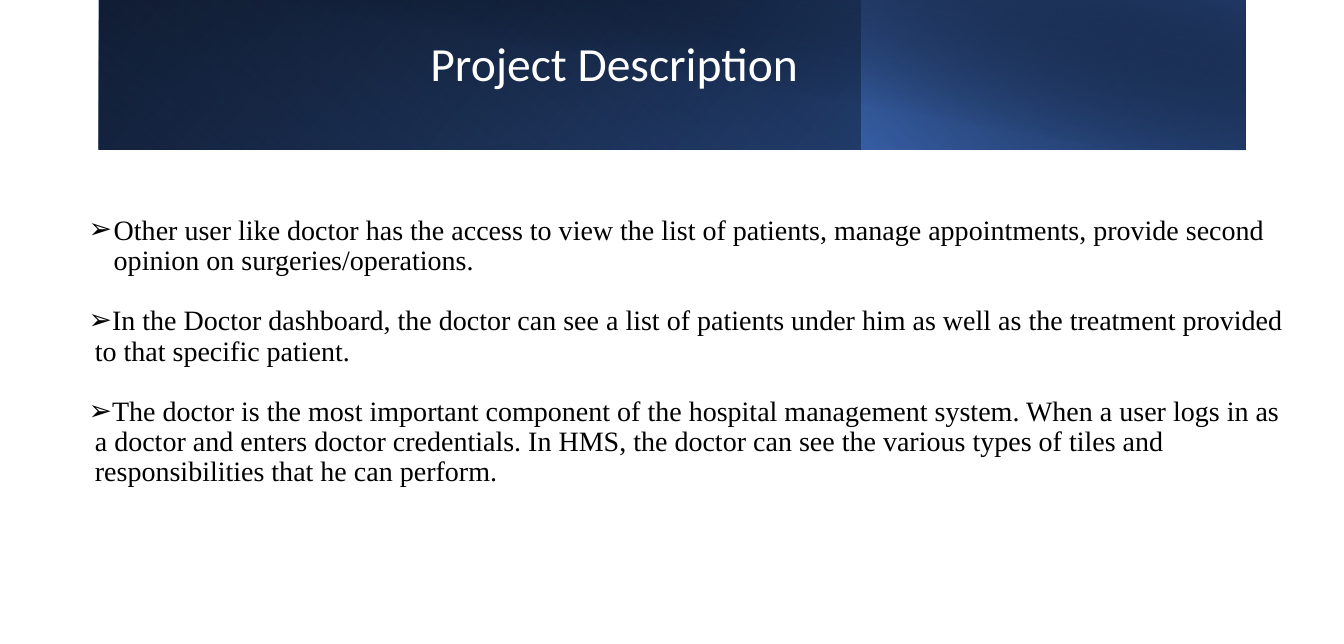
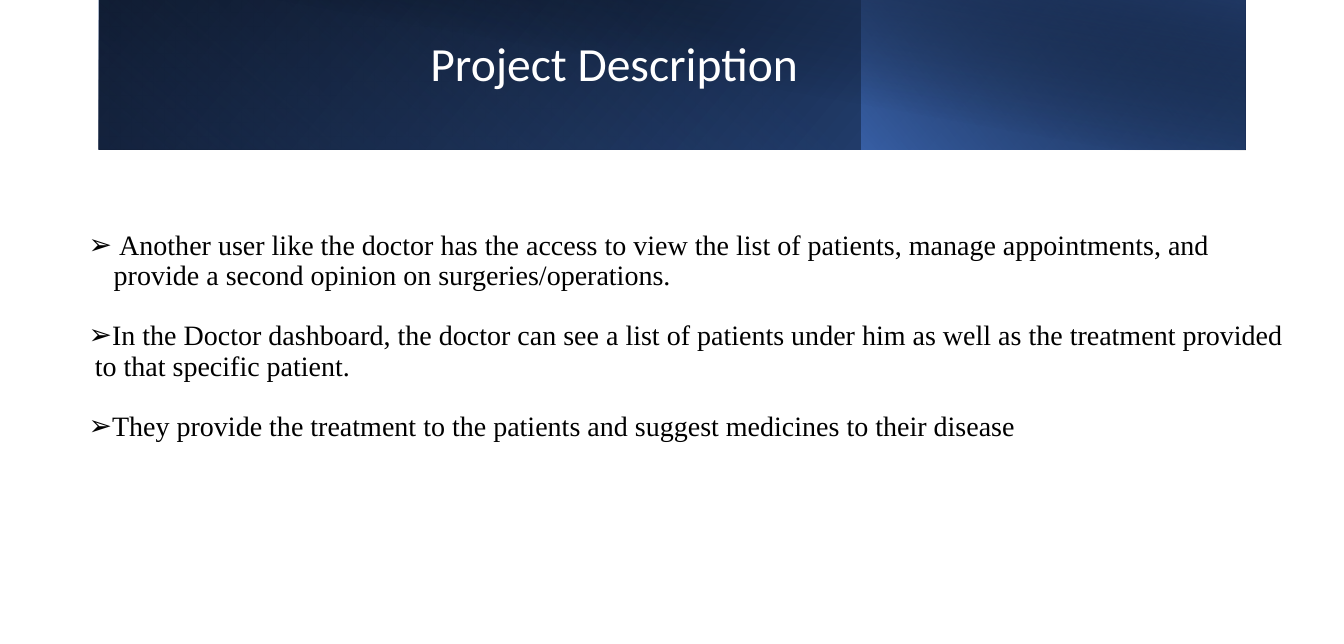
Before and after one commit to abhayarora23UNT/HMS_WebApp, a slide deck: slide 4 of HMS/Untignitots-del-5.pptx. Drawn at 1344x644 pixels with LibreOffice and Linux fonts; fonts in the diff are those of the drawing. Boxes give left, top, right and bottom in pixels: in the first picture for what was removed or moved away, otherwise in the second. Text is boxed around its words. In the diff, an @@ line names an element or a change of style, - is before the commit and + after.

```diff
--- a/HMS/Untignitots-del-5.pptx
+++ b/HMS/Untignitots-del-5.pptx
@@ text at bbox=[114, 235, 1208, 290]: text changed @@
-➢ Other user like doctor has the access to view the list of patients, manage appointments, provide second opinion on surgeries/operations.
+➢ Another user like the doctor has the access to view the list of patients, manage appointments, and provide a second opinion on surgeries/operations.
@@ text at bbox=[112, 416, 1015, 442]: text changed @@
-➢ The doctor is the most important component of the hospital management system. When a user logs in as a doctor and enters doctor credentials. In HMS, the doctor can see the various types of tiles and responsibilities that he can perform.
+➢ They provide the treatment to the patients and suggest medicines to their disease
```
Also in this commit, not shown: 2 other slides changed, 1 slide added.
